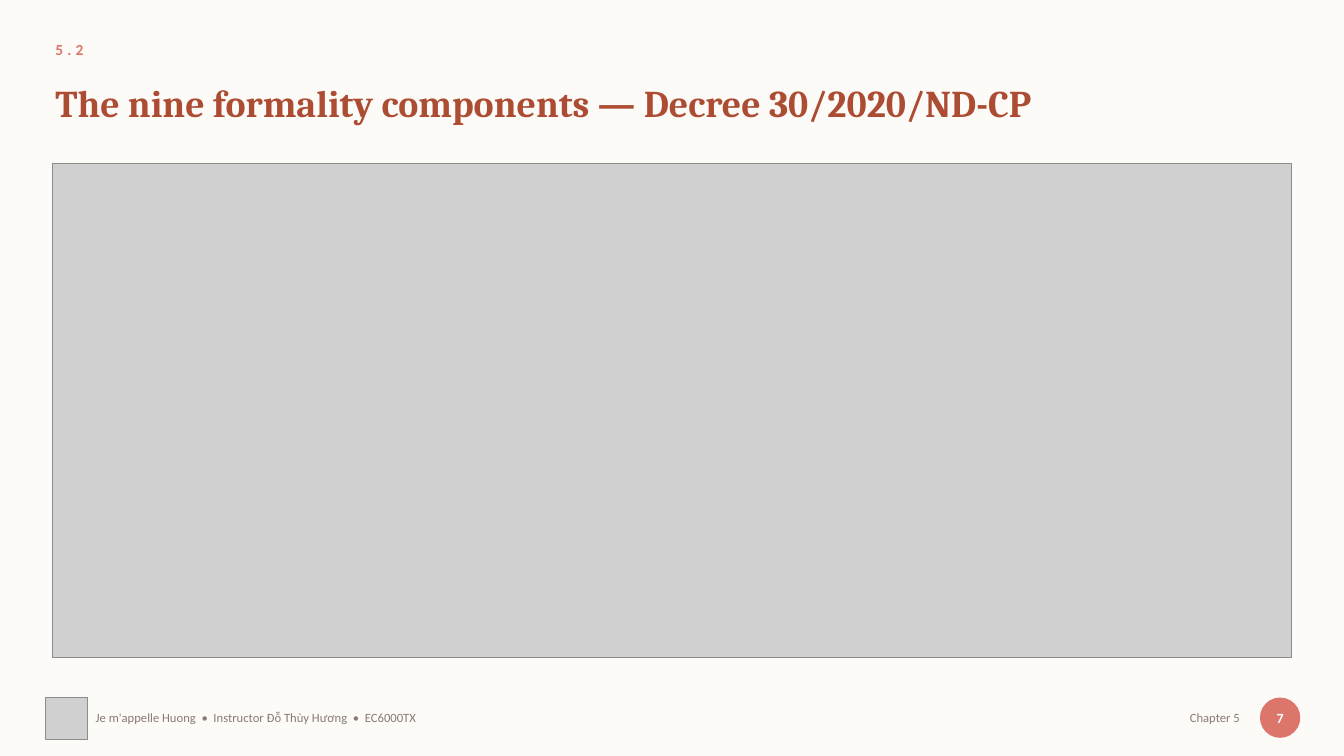
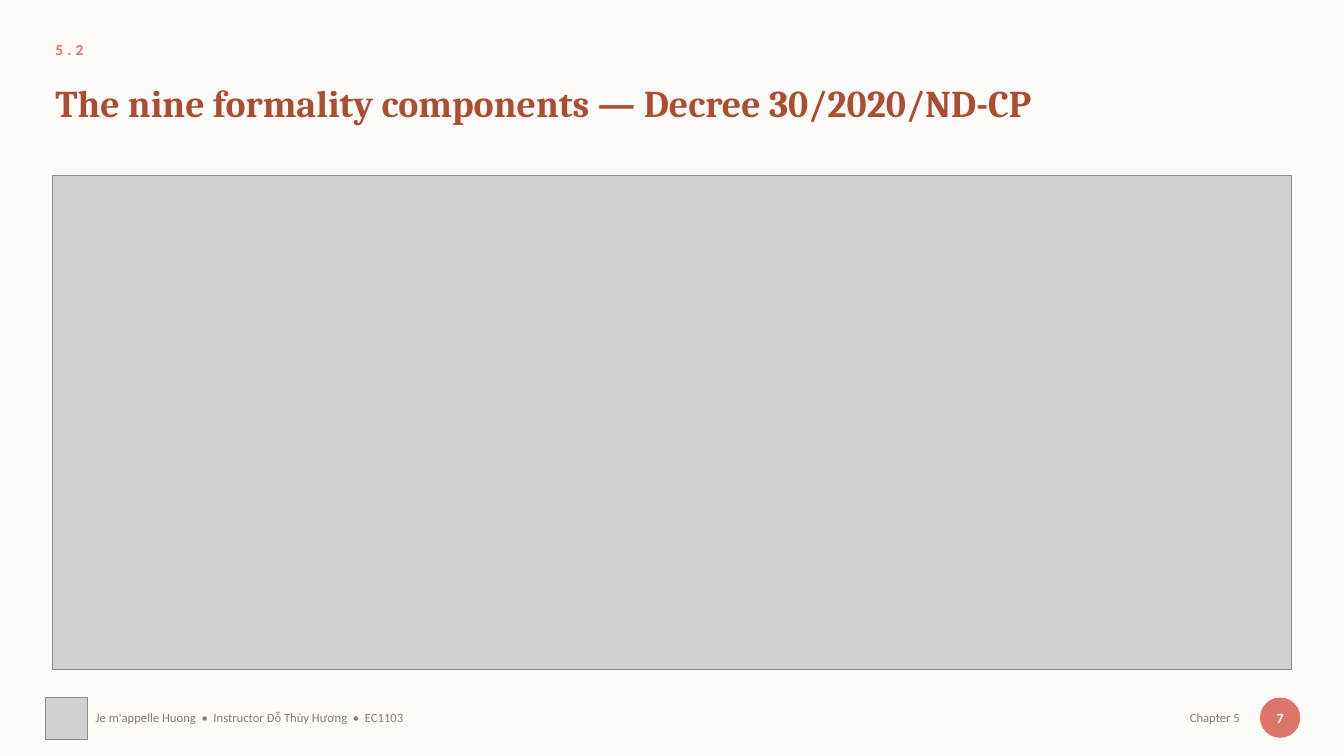
Before and after one commit to thuyhuongctu/ComDraft, a slide deck: slide 8 of slides/05-soan-thao-van-ban.en.pptx. Drawn at 1344x756 pixels with LibreOffice and Linux fonts; fonts in the diff are those of the drawing; grey boxes stand for pictures. Boxes give left, top, right and bottom in pixels: in the first picture for what was removed or moved away, otherwise in the second. Text is boxed around its words. In the diff, an @@ line names an element or a change of style, - is before the commit and + after.

```diff
--- a/slides/05-soan-thao-van-ban.en.pptx
+++ b/slides/05-soan-thao-van-ban.en.pptx
@@ picture moved from (x1=52, y1=163, x2=1293, y2=657) to (x1=52, y1=175, x2=1293, y2=669) @@
@@ text at (x1=96, y1=712, x2=403, y2=724): text changed @@
-Je m'appelle Huong • Instructor Đỗ Thùy Hương • EC6000TX
+Je m'appelle Huong • Instructor Đỗ Thùy Hương • EC1103
```
Also in this commit, not shown: 20 other slides changed, 42 other files.
